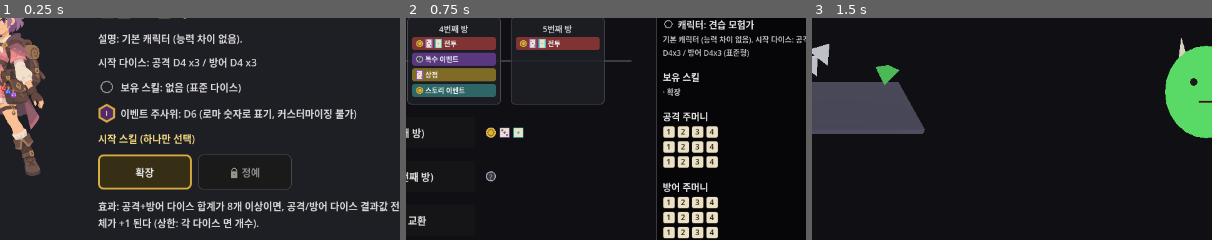
Above: before the commit, frames 1-3 (left to right).
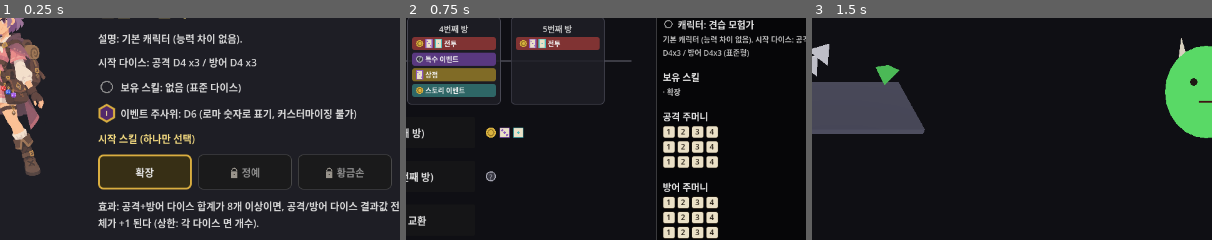
Above: after the commit, the same moments.

Repository: YGseok/ProjectD
Game: Godot game, scene res://code/scenes/character_select.tscn
Same seed, same stepped clock (60 frames per second), same inputs: the game is played once before the commit and once after it.
Inputs:
- Up to frame 1 (0.25 s): no input
- Up to frame 2 (0.75 s): click "[8] 던전 시작" at 0.5 s
- Up to frame 3 (1.5 s): click "[1] 전투 방 입장 (1번째 방)" at 1.25 s
The pictures show only the part of the screen within x 45-95%, y 22-71%; the shares and areas given below are measured in that part.

The runs differ from the first frame. In frame 1, 0.3% of the frame differs, in the area x 74-98%, y 61-78%; in frame 2, nothing differs; in frame 3, nothing differs.

Commit message:
feat: 직업별 시작 스킬 원형 7종 추가 + 슬롯 3칸화 (F-2(b))
INBOX.md [대형 기획 5] F-2(b): 캐릭터당 전용 시작 스킬 원형 7종(선제/대비/
황금손/과적/오뚝이/승부사/잡화점)을 SkillPool.STARTING_SKILLS에 데이터로
추가하고 캐릭터별 3번째 슬롯으로 배정했다. 슬롯 UI(character_select.gd)와
해금 판정(unlock_requirement/is_slot_requirement_met)이 이미 슬롯 개수에
무관하게 동작하는 구조라 코드 수정 없이 3칸 레이아웃이 됐고, QA 스크린샷으로
겹침 없음을 확인했다. 전투/이벤트 실제 효과 배선은 F-2(c)로 남겨둔다(이번
조각은 데이터 정의만).

Co-Authored-By: Claude Sonnet 5 <noreply@anthropic.com>

Diff:
--- a/code/scenes/dice_test.gd
+++ b/code/scenes/dice_test.gd
@@ -3124,21 +3124,21 @@
 	return ok
 
 
-## [미니 기획 E]-2 검증(INBOX.md 2026-09-17 기획자 결정): STARTING_SKILLS 6종이 모두
-## 전투 배선 없이도 검증 가능한 순수 데이터/필터 로직이므로, 기획서가 명시한
-## "캐릭터별 선택 가능한 시작 스킬 목록"(슬롯 0/1 순서 포함)이 starting_skills_for_
-## character()로 정확히 재현되는지 확인한다.
+## [미니 기획 E]-2 검증(INBOX.md 2026-09-17 기획자 결정, [대형 기획 5] F-2(b)로 13종/
+## 3슬롯으로 갱신): STARTING_SKILLS가 모두 전투 배선 없이도 검증 가능한 순수 데이터/필터
+## 로직이므로, 기획서가 명시한 "캐릭터별 선택 가능한 시작 스킬 목록"(슬롯 0/1/2 순서 포함)이
+## starting_skills_for_character()로 정확히 재현되는지 확인한다.
 func _check_starting_skills(lines: PackedStringArray) -> bool:
 	var ok := true
 
 	var expected := {
-		"novice": ["start_expand", "start_lean"],
-		"berserker": ["start_aggro", "start_hoard"],
-		"guardian": ["start_wall", "start_ironclad"],
-		"explosive": ["start_aggro", "start_expand"],
-		"shieldbearer": ["start_wall", "start_lean"],
-		"enchantress": ["start_expand", "start_lean"],
-		"juggler": ["start_aggro", "start_hoard"],
+		"novice": ["start_expand", "start_lean", "start_wealth"],
+		"berserker": ["start_aggro", "start_hoard", "start_vanguard"],
+		"guardian": ["start_wall", "start_ironclad", "start_bulwark"],
+		"explosive": ["start_aggro", "start_expand", "start_overflow"],
+		"shieldbearer": ["start_wall", "start_lean", "start_second_wind"],
+		"enchantress": ["start_expand", "start_lean", "start_gambler"],
+		"juggler": ["start_aggro", "start_hoard", "start_diverse"],
 	}
 	for character_id in expected.keys():
 		var choices := SkillPool.starting_skills_for_character(character_id)
--- a/code/systems/skill_pool.gd
+++ b/code/systems/skill_pool.gd
@@ -221,10 +221,12 @@
 ##
 ## "character_ids": 여러 캐릭터가 같은 원형을 공유할 수 있어 Array[String]로 표시한다.
 ## starting_skills_for_character()가 이 배열을 필터링해 "그 캐릭터가 고를 수 있는 시작
-## 스킬 목록"을 만드는데, STARTING_SKILLS 안에서의 등장 순서가 곧 슬롯 순서다(슬롯 0=항상
-## 해금, 슬롯 1=AchievementManager.is_unlocked("clear_"+character_id) 해금 시에만 — UI
-## 배선은 [미니 기획 E]-3이 담당). 예: 견습 모험가는 start_expand -> start_lean 순으로
-## 등장해 슬롯 0="확장", 슬롯 1="정예"가 된다.
+## 스킬 목록"을 만드는데, STARTING_SKILLS 안에서의 등장 순서가 곧 슬롯 순서다. [대형
+## 기획 5] F-2(a)부터 3단 해금 사다리다(슬롯 0=항상 해금 / 슬롯 1=해당 캐릭터로 첫
+## 던전(라운드 1) 클리어, r1_<id> / 슬롯 2=해당 캐릭터로 최종 클리어, clear_<id> — 실제
+## 판정은 unlock_requirement()/is_slot_requirement_met()이 슬롯 번호로 분기). 예: 견습
+## 모험가는 start_expand -> start_lean -> start_wealth 순으로 등장해 슬롯 0="확장",
+## 슬롯 1="정예", 슬롯 2="황금손"이 된다.
 const STARTING_SKILLS: Array[Dictionary] = [
 	{
 		"id": "start_aggro",
@@ -261,6 +263,48 @@
 		"name": "강철 방비",
 		"description": "철제 재질(D12/D20) 다이스를 1개 이상 보유하면, 방어 다이스 결과값 전체가 +1 된다 (상한: 각 다이스 면 개수).",
 		"character_ids": ["guardian"],
+	},
+	{
+		"id": "start_vanguard",
+		"name": "선제",
+		"description": "전투의 첫 공격턴 한 번만, 공격 다이스 결과값 전체가 +2 된다 (상한: 각 다이스 면 개수).",
+		"character_ids": ["berserker"],
+	},
+	{
+		"id": "start_bulwark",
+		"name": "대비",
+		"description": "전투의 첫 방어턴 한 번만, 방어 다이스 결과값 전체가 +2 된다 (상한: 각 다이스 면 개수).",
+		"character_ids": ["guardian"],
+	},
+	{
+		"id": "start_wealth",
+		"name": "황금손",
+		"description": "보유한 골드 30마다 공격 다이스 결과값 전체가 +1 된다 (최대 +2, 상한: 각 다이스 면 개수).",
+		"character_ids": ["novice"],
+	},
+	{
+		"id": "start_overflow",
+		"name": "과적",
+		"description": "공격/방어 주머니 중 다이스 개수가 최대(6개)로 꽉 찬 쪽은 결과값 전체가 +1 된다 (두 쪽 다 꽉 차면 둘 다, 상한: 각 다이스 면 개수).",
+		"character_ids": ["explosive"],
+	},
+	{
+		"id": "start_second_wind",
+		"name": "오뚝이",
+		"description": "전투 중 플레이어 HP가 최대 HP의 절반 이하이면, 방어 다이스 결과값 전체가 +1 된다 (상한: 각 다이스 면 개수).",
+		"character_ids": ["shieldbearer"],
+	},
+	{
+		"id": "start_gambler",
+		"name": "승부사",
+		"description": "특수 이벤트 '위험을 감수하기'의 판정 DC가 1 낮아진다 (최저 DC 2).",
+		"character_ids": ["enchantress"],
+	},
+	{
+		"id": "start_diverse",
+		"name": "잡화점",
+		"description": "공격+방어 다이스 중 서로 다른 면 개수의 종류가 3종 이상이면, 공격/방어 다이스 결과값 전체가 +1 된다 (상한: 각 다이스 면 개수).",
+		"character_ids": ["juggler"],
 	},
 ]
 
Not shown, changed: docs/STATUS.md
Not shown, changed: docs/STATUS_ARCHIVE.md
Not shown, changed: docs/feedback/INBOX.md
